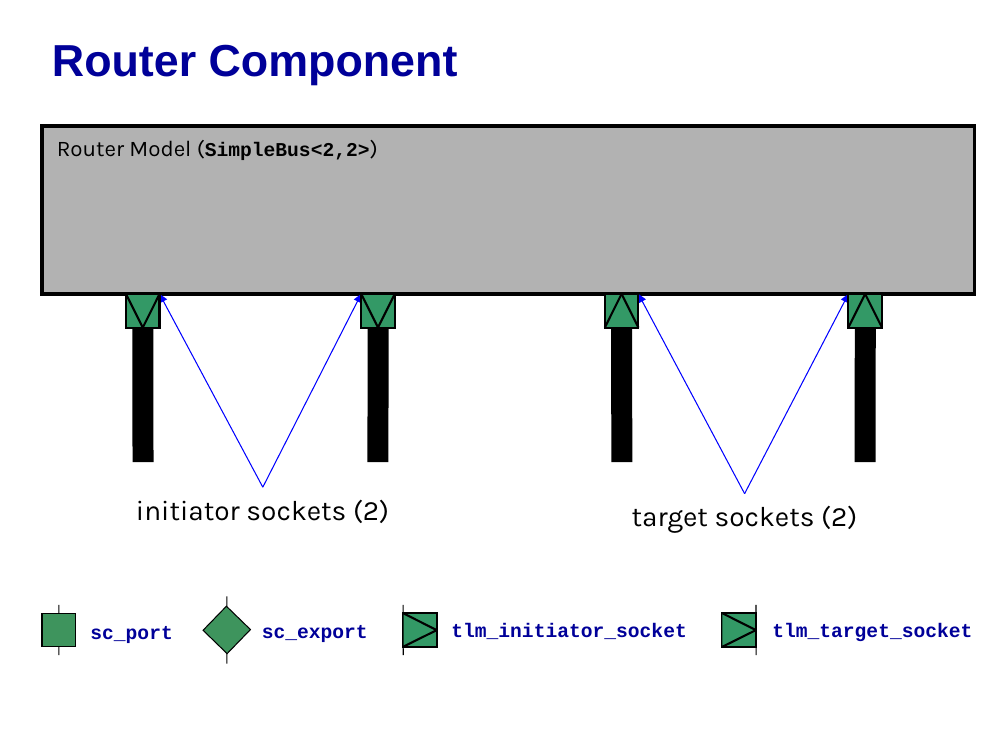
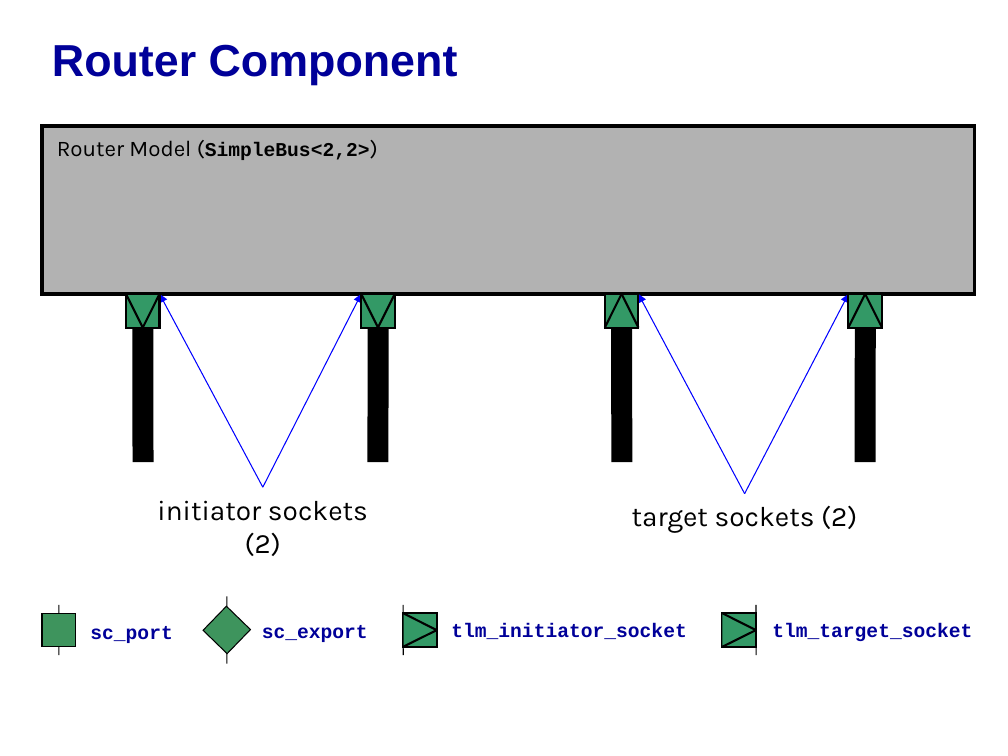
Before and after one commit to accellera-official/systemc, a slide deck: slide 14 of examples/tlm/lt_min_system/docs/lt_min_system_example.ppt. Drawn at 1008x756 pixels with LibreOffice and Linux fonts; fonts in the diff are those of the drawing; background and template pictures are left out. Boxes give left, top, right and bottom in pixels: in the first picture for what was removed or moved away, otherwise in the second. Text is boxed around its words. In the diff, an @@ line names an element or a change of style, - is before the commit and + after.

```diff
--- a/examples/tlm/lt_min_system/docs/lt_min_system_example.ppt
+++ b/examples/tlm/lt_min_system/docs/lt_min_system_example.ppt
@@ text "initiator sockets (2)" rewrapped from (136, 500, 389, 523) to (157, 500, 368, 556) @@
```
Also in this commit, not shown: 2 other slides changed.
